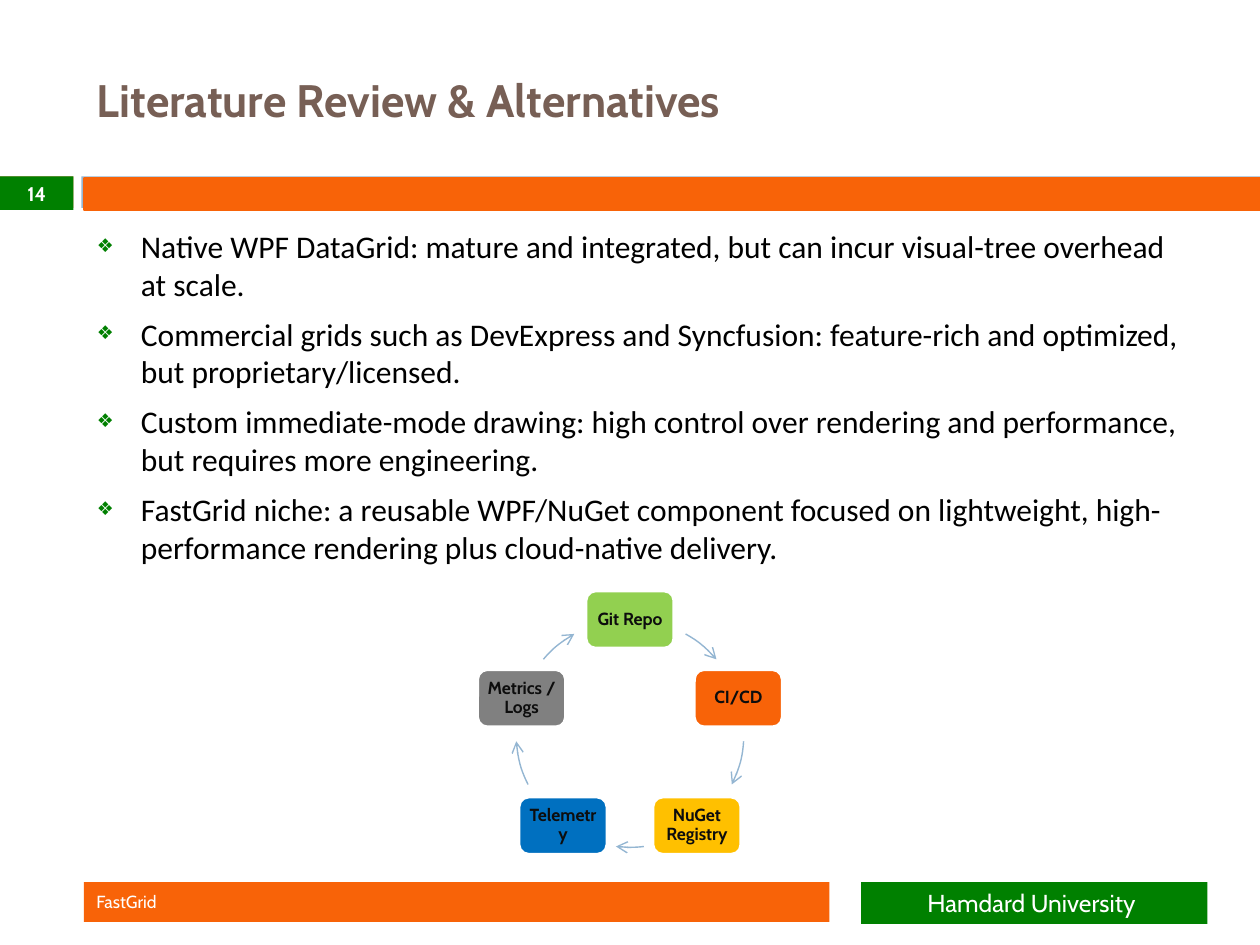
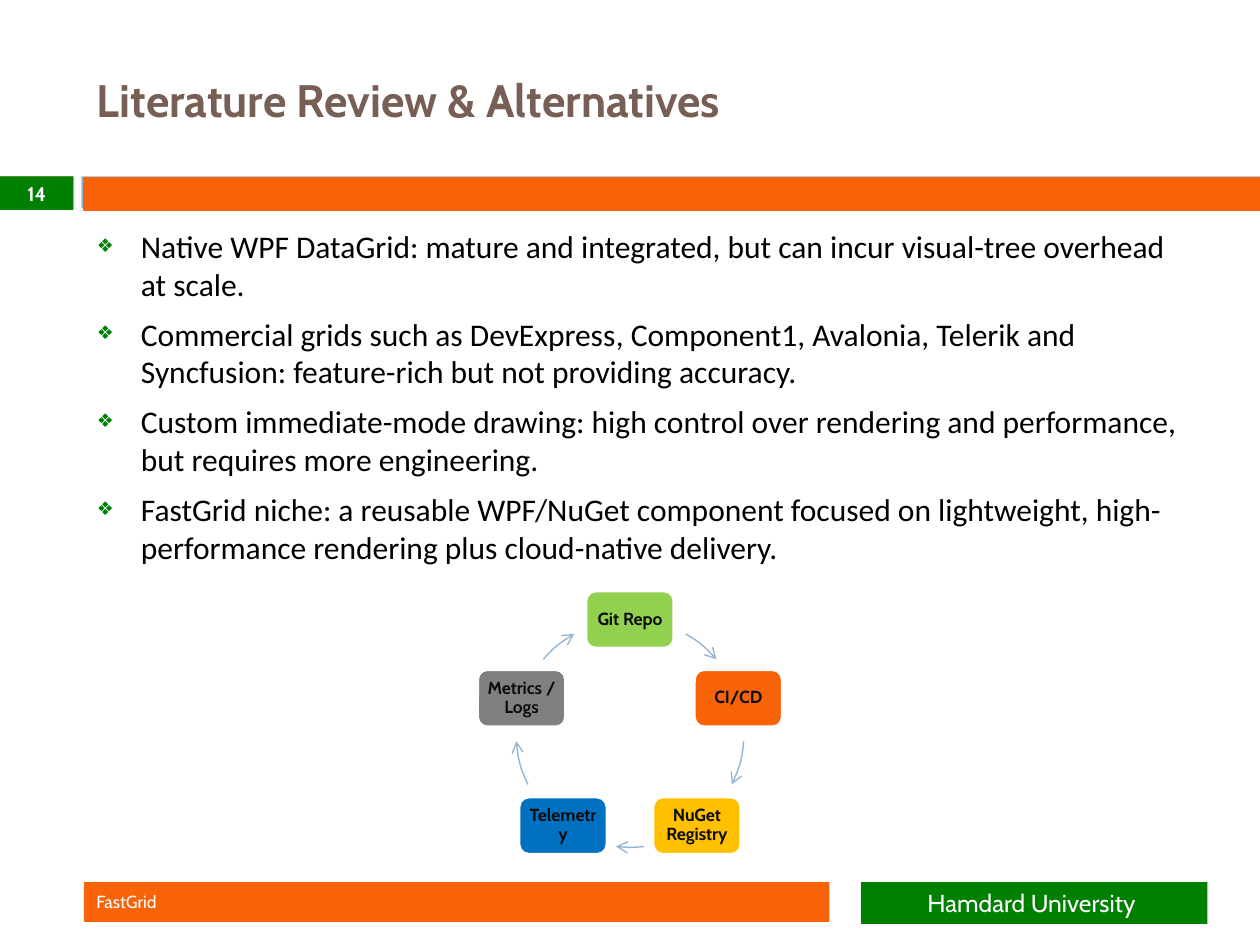
Before and after one commit to bilalahmedsd/SkiaGrid, a slide deck: slide 14 of FYP document/FastGrid_FYP1_Defense_UPDATED.pptx. Drawn at 1260x945 pixels with LibreOffice and Linux fonts; fonts in the diff are those of the drawing; background and template pictures are left out. Boxes give left, top, right and bottom in pixels: in the first picture for what was removed or moved away, otherwise in the second. Text is boxed around its words. In the diff, an @@ line names an element or a change of style, - is before the commit and + after.

```diff
--- a/FYP document/FastGrid_FYP1_Defense_UPDATED.pptx
+++ b/FYP document/FastGrid_FYP1_Defense_UPDATED.pptx
@@ text at (x1=141, y1=324, x2=1075, y2=389): text changed @@
-❖ Commercial grids such as DevExpress and Syncfusion: feature-rich and optimized, but proprietary/licensed.
+❖ Commercial grids such as DevExpress, Component1, Avalonia, Telerik and Syncfusion: feature-rich but not providing accuracy.
```
Also in this commit, not shown: 7 other slides changed.
